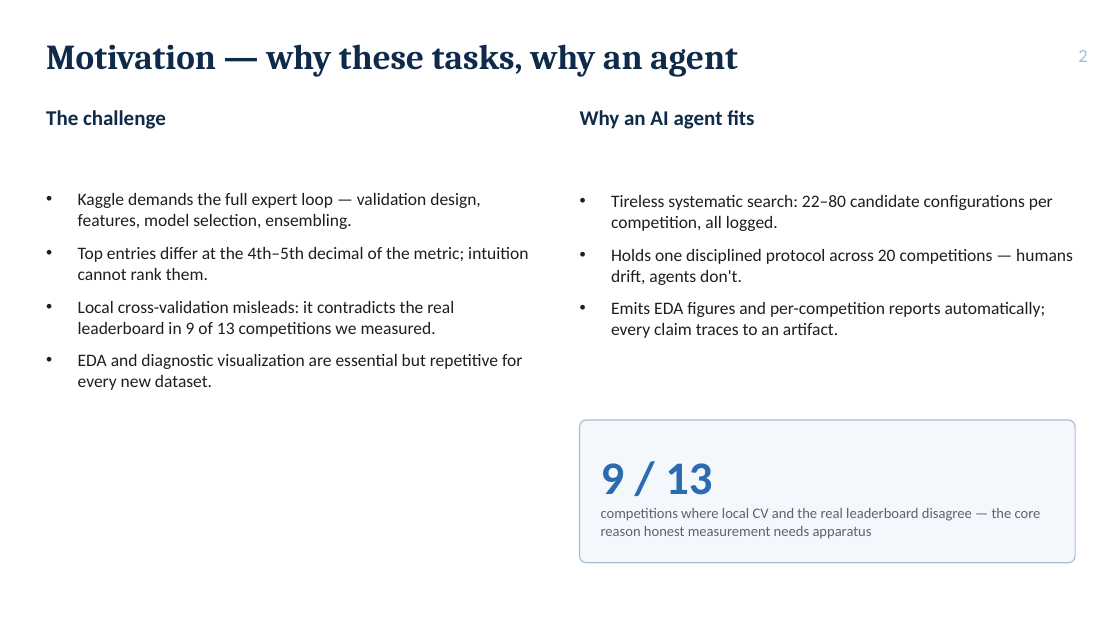
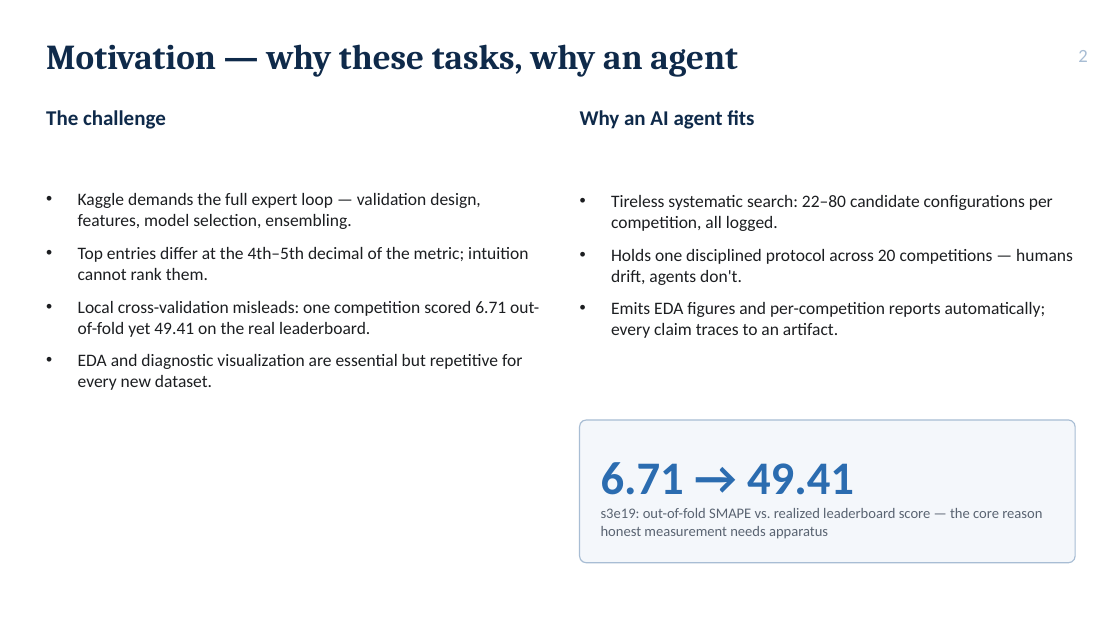
Before and after one commit to 930731haohao-afk/kaggle-agent, a slide deck: slide 2 of docs/presentation/slides_4min.pptx. Drawn at 1120x630 pixels with LibreOffice and Linux fonts; fonts in the diff are those of the drawing. Boxes give left, top, right and bottom in pixels: in the first picture for what was removed or moved away, otherwise in the second. Text is boxed around its words. In the diff, an @@ line names an element or a change of style, - is before the commit and + after.

```diff
--- a/docs/presentation/slides_4min.pptx
+++ b/docs/presentation/slides_4min.pptx
@@ text at box(78, 301, 539, 337): text changed @@
-• Local cross-validation misleads: it contradicts the real leaderboard in 9 of 13 competitions we measured.
+• Local cross-validation misleads: one competition scored 6.71 out-of-fold yet 49.41 on the real leaderboard.
@@ text at box(601, 462, 1042, 539): text changed @@
-9 / 13
-competitions where local CV and the real leaderboard disagree — the core reason honest measurement needs apparatus
+6.71 → 49.41
+s3e19: out-of-fold SMAPE vs. realized leaderboard score — the core reason honest measurement needs apparatus
```
Also in this commit, not shown: 5 other slides changed, 14 other files.
